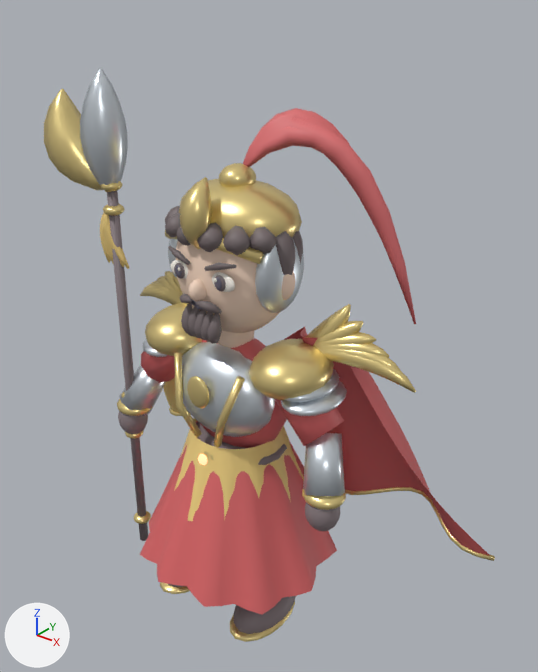
Before and after pictures for a commit that changed the glTF model samkok/web/models/68-e3.glb.
Before and after are seen from a 50 mm camera at (2.69, -3.04, 3.98) aimed at (0.06, 0.25, 1.94). The lights are fixed; the arrows at lower left show +X, +Y and +Z. The picture after the commit comes second.

Names of what the first picture shows: '68_T3_Crimson War God_Mesh'.
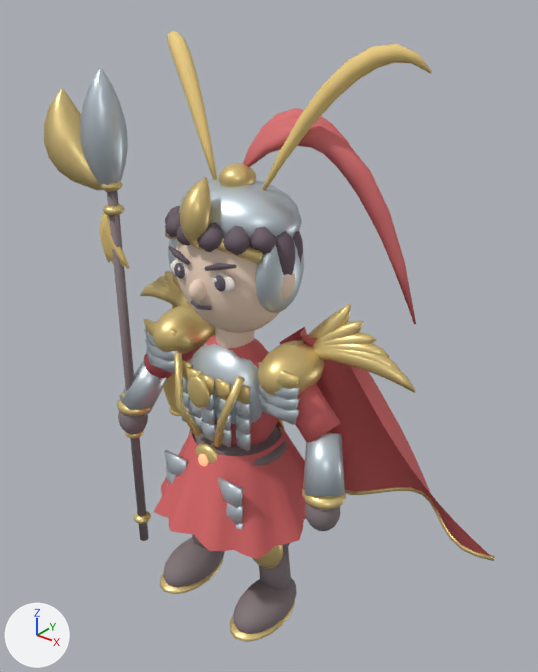
Location of each change, (x1, y1, x2, y2) in pixels of the pictures (538 x 672 px; the box of a moved part takes in the faces that stretch with it):
```json
{"object": "68_T3_Crimson War God_Mesh", "change": "reshaped", "before": [44, 68, 495, 642], "after": [44, 30, 495, 642], "on screen": "7% taller"}
{"part": 1, "of": "me_68_t3_crimson_war_god_mesh", "change": "added", "after": [295, 383, 341, 443], "on screen": "red"}
{"part": 2, "of": "me_68_t3_crimson_war_god_mesh", "change": "added", "after": [144, 345, 203, 379]}
{"part": 3, "of": "me_68_t3_crimson_war_god_mesh", "change": "moved or reshaped", "before": [182, 342, 275, 437], "after": [190, 343, 262, 425]}
{"part": 4, "of": "me_68_t3_crimson_war_god_mesh", "change": "deleted", "before": [143, 294, 347, 416]}
{"part": 5, "of": "me_68_t3_crimson_war_god_mesh", "change": "moved or reshaped", "before": [140, 303, 344, 615], "after": [143, 304, 325, 559]}
{"part": 6, "of": "me_68_t3_crimson_war_god_mesh", "change": "added", "after": [167, 30, 432, 190]}
{"part": 7, "of": "me_68_t3_crimson_war_god_mesh", "change": "recoloured", "before": [179, 178, 302, 238], "after": [179, 178, 302, 238], "on screen": "yellow to light grey"}
{"part": 8, "of": "me_68_t3_crimson_war_god_mesh", "change": "edited", "before": [165, 206, 303, 291], "after": [165, 206, 303, 291], "on screen": "looks the same"}
```

Scene script edits in JSON lines:
```json
{"op": "add", "block": "mat_hair_251b22_002", "code": ["mat_hair_251b22_002 = principled_material('Hair 251b22.002')", "mat_hair_251b22_002.base_color = (0.145, 0.106, 0.133)  # dark grey #6a5c66", "mat_hair_251b22_002.roughness = 0.72"]}
{"block": "me_68_t3_crimson_war_god_mesh", "where": "# used by ob_68_t3_crimson_war_god_mesh; location = (0.0, 0.0, 0.0)"}
{"op": "remove", "block": "me_68_t3_crimson_war_god_mesh", "code": "me_68_t3_crimson_war_god_mesh.from_pydata(...)  # 12880 vertices, 23660 faces; spans x -1.5..1.5, y -0.68..0.97, z 0.02..3.51"}
{"op": "add", "block": "me_68_t3_crimson_war_god_mesh", "code": "me_68_t3_crimson_war_god_mesh.from_pydata(...)  # 11620 vertices, 21312 faces; spans x -1.5..1.5, y -0.56..0.97, z 0.02..3.68"}
{"block": "me_68_t3_crimson_war_god_mesh", "change": "me_68_t3_crimson_war_god_mesh part 1: the loose piece of 20 vertices spanning x 0.11..0.41, y -0.11..0.11, z 0.55..1.05 is copied, and the copy is multiplied about its middle by the matrix ((0.732, 0.023, -0.563), (-0.004, 0.923, 0.032), (0.563, -0.023, 0.732)), then moved by (0.27, -0.01, 0.96), in mat_silk_b22223_002 (red #da6667); it spans x 0.3..0.76, y -0.12..0.11, z 1.53..1.99"}
{"block": "me_68_t3_crimson_war_god_mesh", "change": "me_68_t3_crimson_war_god_mesh part 2: the loose piece of 20 vertices spanning x -0.41..-0.11, y -0.11..0.11, z 0.55..1.05 is copied, and the copy is multiplied about its middle by the matrix ((0.732, -0.023, 0.563), (0.004, 0.923, 0.032), (-0.563, -0.023, 0.732)), then moved by (-0.27, -0.01, 0.96), in mat_silk_b22223_002 (red #da6667); it spans x -0.76..-0.3, y -0.12..0.11, z 1.53..1.99"}
{"block": "me_68_t3_crimson_war_god_mesh", "change": "me_68_t3_crimson_war_god_mesh part 3: the loose piece of 176 vertices spanning x -0.37..0.37, y -0.32..0.12, z 1.4..2.0 is scaled about its middle by (0.842, 0.909, 1), then moved by (0.0, 0.04, 0.0)"}
{"block": "me_68_t3_crimson_war_god_mesh", "change": "me_68_t3_crimson_war_god_mesh part 4: 13 loose pieces with 1434 vertices, spanning x -0.74..0.74, y -0.35..0.26, z 1.74..2.38, are deleted"}
{"block": "me_68_t3_crimson_war_god_mesh", "change": "me_68_t3_crimson_war_god_mesh part 5: 678 vertices moved from x -0.68..0.68, y -0.68..0.68, z 0.44..2.08 to x -0.59..0.59, y -0.56..0.56, z 0.77..2.08; 280 vertices removed from x -0.78..0.78, y -0.48..0.48, z 0.83..2.01; 306 vertices added at x -0.61..0.61, y -0.38..-0.16, z 0.81..2.02"}
{"block": "me_68_t3_crimson_war_god_mesh", "change": "me_68_t3_crimson_war_god_mesh part 6: 108 vertices added at x -0.9..0.9, y 0.04..0.49, z 2.88..3.68"}
{"block": "me_68_t3_crimson_war_god_mesh", "change": "me_68_t3_crimson_war_god_mesh part 7: 320 faces spanning x -0.39..0.39, y -0.23..0.34, z 2.56..2.96 switch from mat_antique_gold_002 (yellow #edd691) to mat_steel_002 (light grey #ccd8df)"}
{"block": "me_68_t3_crimson_war_god_mesh", "change": "me_68_t3_crimson_war_god_mesh part 8: 2160 faces spanning x -0.43..0.43, y -0.33..0.33, z 2.39..2.8 switch from mat_hair_2d2425_002 (grey #74696a) to mat_hair_251b22_002 (dark grey #6a5c66)"}
```
